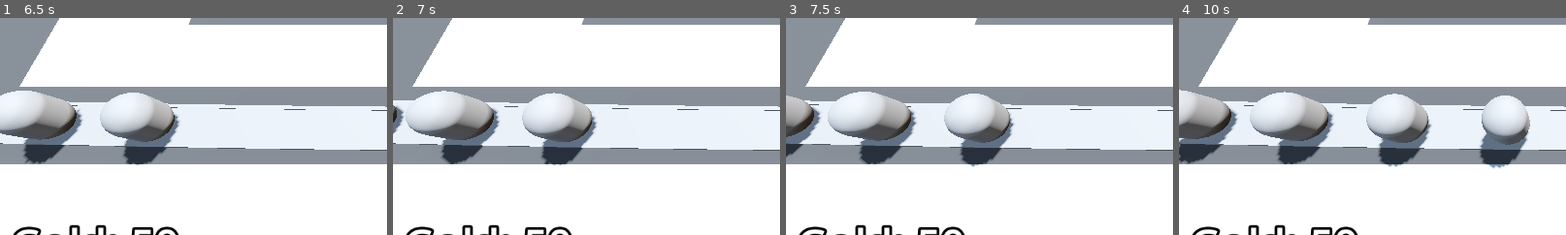
Above: before the commit, frames 1-4 (left to right).
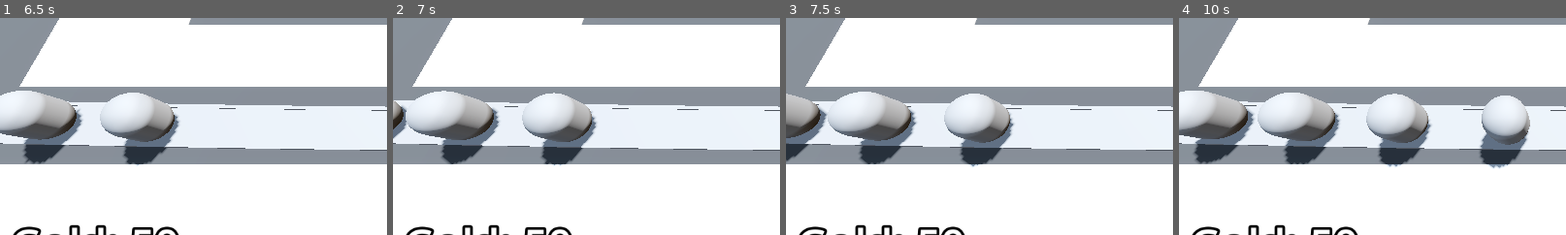
Above: after the commit, the same moments.

Repository: MireiaGonzalez/3d-tower-defence
Game: Godot game, scene res://BaseLevel.tscn
Two runs of this game, one before a commit and one after it. Both use one fixed random seed, a clock stepped at 60 frames per second and the inputs below.
Inputs (mouse positions are % of the whole screen's width and height, from its top left):
- Up to frame 1 (6.5 s): tap Enter at 0.5, 2 s; move the mouse to (72, 45) at 0.52 s; press the mouse at (72, 45) at 0.53 s; tap Space at 1.25, 2.75 s; move the mouse to (30, 55) at 1.27 s; release the mouse at (30, 55) at 1.28 s; click (30, 55) at 1.35 s; move the mouse to (60, 28) at 2.02 s; press the mouse at (60, 28) at 2.03 s; move the mouse to (45, 70) at 2.77 s; release the mouse at (45, 70) at 2.78 s; click (45, 70) at 2.85 s; move the mouse to (80, 65) at 3.52 s; press the mouse at (80, 65) at 3.53 s; move the mouse to (20, 35) at 4.27 s; release the mouse at (20, 35) at 4.28 s; click (20, 35) at 4.35 s; move the mouse to (55, 50) at 5.02 s; press the mouse at (55, 50) at 5.03 s; move the mouse to (35, 25) at 5.77 s; release the mouse at (35, 25) at 5.78 s; click (35, 25) at 5.85 s
- Up to frame 2 (7 s): move the mouse to (72, 45) at 6.52 s; press the mouse at (72, 45) at 6.53 s
- Up to frame 3 (7.5 s): move the mouse to (30, 55) at 7.27 s; release the mouse at (30, 55) at 7.28 s; click (30, 55) at 7.35 s
- Up to frame 4 (10 s): move the mouse to (60, 28) at 8.02 s; press the mouse at (60, 28) at 8.03 s; move the mouse to (45, 70) at 8.77 s; release the mouse at (45, 70) at 8.78 s; click (45, 70) at 8.85 s; move the mouse to (80, 65) at 9.52 s; press the mouse at (80, 65) at 9.53 s
The pictures show only the part of the screen within x 0-50%, y 39-89%; the shares and areas given below are measured in that part.

Frame 1 is identical in both runs. In frame 2, 0.4% of the frame differs, in the area x 0-4%, y 37-56%; in frame 3, 1.0%; in frame 4, 5.5%, in the area x 0-42%, y 33-68%.

Commit message:
create difficulty manager to control enemy spawn time

Diff:
--- a/BaseLevel.tscn
+++ b/BaseLevel.tscn
@@ -8,6 +8,7 @@
 [ext_resource type="Script" uid="uid://jdsp0o717nbn" path="res://turret_manager.gd" id="5_cwwxe"]
 [ext_resource type="PackedScene" uid="uid://c4li4xf6h5jir" path="res://Turret/turret.tscn" id="6_ufkdr"]
 [ext_resource type="Script" uid="uid://cpria7juxk1nj" path="res://bank.gd" id="8_tv3th"]
+[ext_resource type="PackedScene" uid="uid://phc00s0d3dj2" path="res://DifficultyManager/difficulty_manager.tscn" id="9_xkmwr"]
 
 [sub_resource type="ProceduralSkyMaterial" id="ProceduralSkyMaterial_dq0bh"]
 sky_horizon_color = Color(0.662243, 0.671743, 0.686743, 1)
@@ -64,10 +65,11 @@
 "cells": PackedInt32Array(65535, 65534, 0, 65535, 2, 0, 65531, 65535, 0, 4, 65535, 0, 65531, 65534, 0, 65532, 65534, 0, …(306 unchanged characters)…
 }
 
-[node name="EnemyPath" type="Path3D" parent="."]
+[node name="EnemyPath" type="Path3D" parent="." node_paths=PackedStringArray("difficulty_manager")]
 curve = SubResource("Curve3D_lvb7b")
 script = ExtResource("3_ufkdr")
 enemy_scene = ExtResource("2_5x8ra")
+difficulty_manager = NodePath("../DifficultyManager")
 
 [node name="Road" type="CSGPolygon3D" parent="EnemyPath"]
 polygon = PackedVector2Array(-1, 0, -1, 0.1, 1, 0.1, 1, 0)
@@ -143,4 +145,6 @@
 text = "placeholder"
 label_settings = SubResource("LabelSettings_epnn3")
 
+[node name="DifficultyManager" parent="." instance=ExtResource("9_xkmwr")]
+
 [connection signal="timeout" from="EnemyPath/Timer" to="EnemyPath" method="spawn_enemy"]
--- /dev/null
+++ b/DifficultyManager/difficulty_manager.gd
@@ -0,0 +1,15 @@
+class_name DifficultyManager extends Node
+
+@export var game_length: float  = 30.0
+@export var spawn_time_curve: Curve
+
+@onready var timer: Timer = $Timer
+
+func _ready() -> void:
+	timer.start(game_length)
+
+func game_progress_ratio() ->  float:
+	return 1.0 - (timer.time_left / game_length)
+
+func get_spawn_time() -> float:
+	return spawn_time_curve.sample(game_progress_ratio())
--- /dev/null
+++ b/DifficultyManager/difficulty_manager.tscn
@@ -0,0 +1,15 @@
+[gd_scene load_steps=3 format=3 uid="uid://phc00s0d3dj2"]
+
+[ext_resource type="Script" uid="uid://rmu6651up5vx" path="res://DifficultyManager/difficulty_manager.gd" id="1_ab1g6"]
+
+[sub_resource type="Curve" id="Curve_ab1g6"]
+_limits = [0.25, 2.0, 0.0, 1.0]
+_data = [Vector2(0, 2), 0.0, -1.75, 0, 1, Vector2(1, 0.25), -1.75, 0.0, 1, 0]
+point_count = 2
+
+[node name="DifficultyManager" type="Node"]
+script = ExtResource("1_ab1g6")
+spawn_time_curve = SubResource("Curve_ab1g6")
+
+[node name="Timer" type="Timer" parent="."]
+one_shot = true
--- a/enemy_path.gd
+++ b/enemy_path.gd
@@ -1,7 +1,10 @@
 extends Path3D
 
 @export var enemy_scene: PackedScene
+@export var difficulty_manager: DifficultyManager
+@onready var timer: Timer = $Timer
 
 func spawn_enemy() -> void:
 	var new_enemy = enemy_scene.instantiate() as Enemy
 	add_child(new_enemy)
+	timer.wait_time = difficulty_manager.get_spawn_time()
Not shown: 1 places in BaseLevel.tscn that only renumber resources
Not shown, added: DifficultyManager/difficulty_manager.gd.uid
